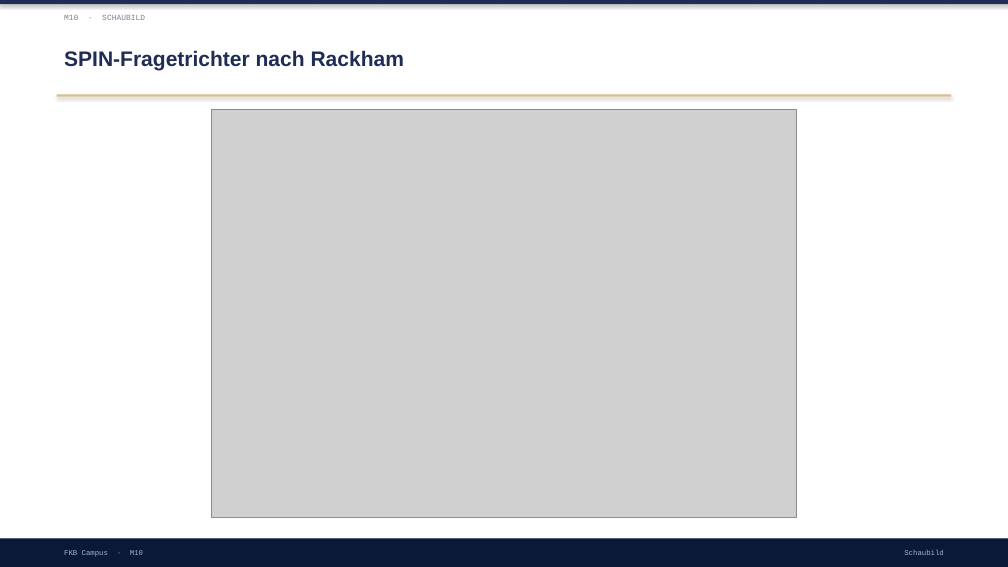
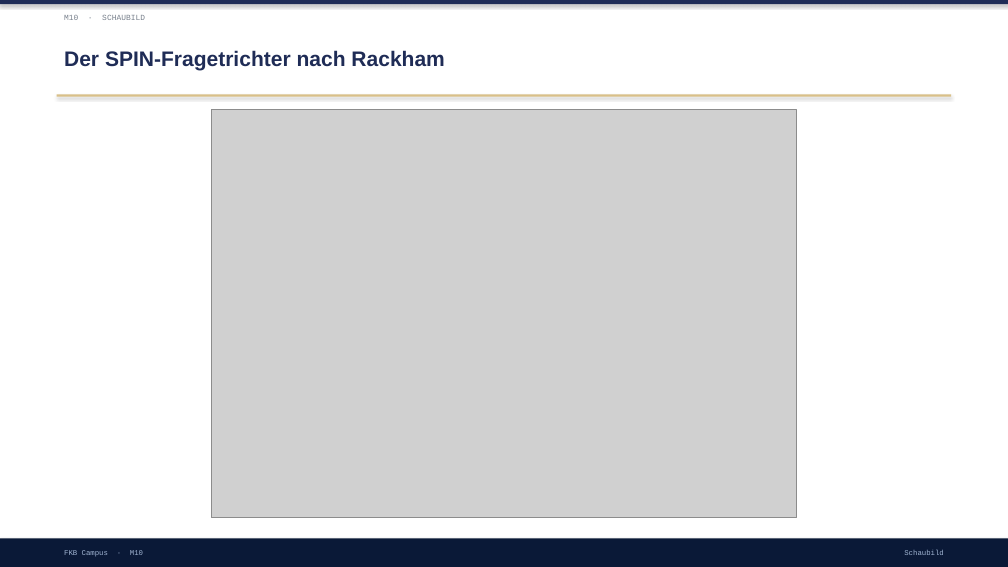
Before and after one commit to ck5rqc47pr-byte/firmenkundenakademie-online, a slide deck: slide 8 of protected-downloads/praesentation/M10.pptx (slide 7 before the commit). Drawn at 1008x567 pixels with LibreOffice and Linux fonts; fonts in the diff are those of the drawing; grey boxes stand for pictures. Boxes give left, top, right and bottom in pixels: in the first picture for what was removed or moved away, otherwise in the second. Text is boxed around its words. In the diff, an @@ line names an element or a change of style, - is before the commit and + after.

```diff
--- a/protected-downloads/praesentation/M10.pptx
+++ b/protected-downloads/praesentation/M10.pptx
@@ text at [64, 50, 444, 70]: text changed @@
-SPIN-Fragetrichter nach Rackham
+Der SPIN-Fragetrichter nach Rackham
```
Also in this commit, not shown: 1 other slide changed, 6 slides added, 3 slides removed, 1 other file.
